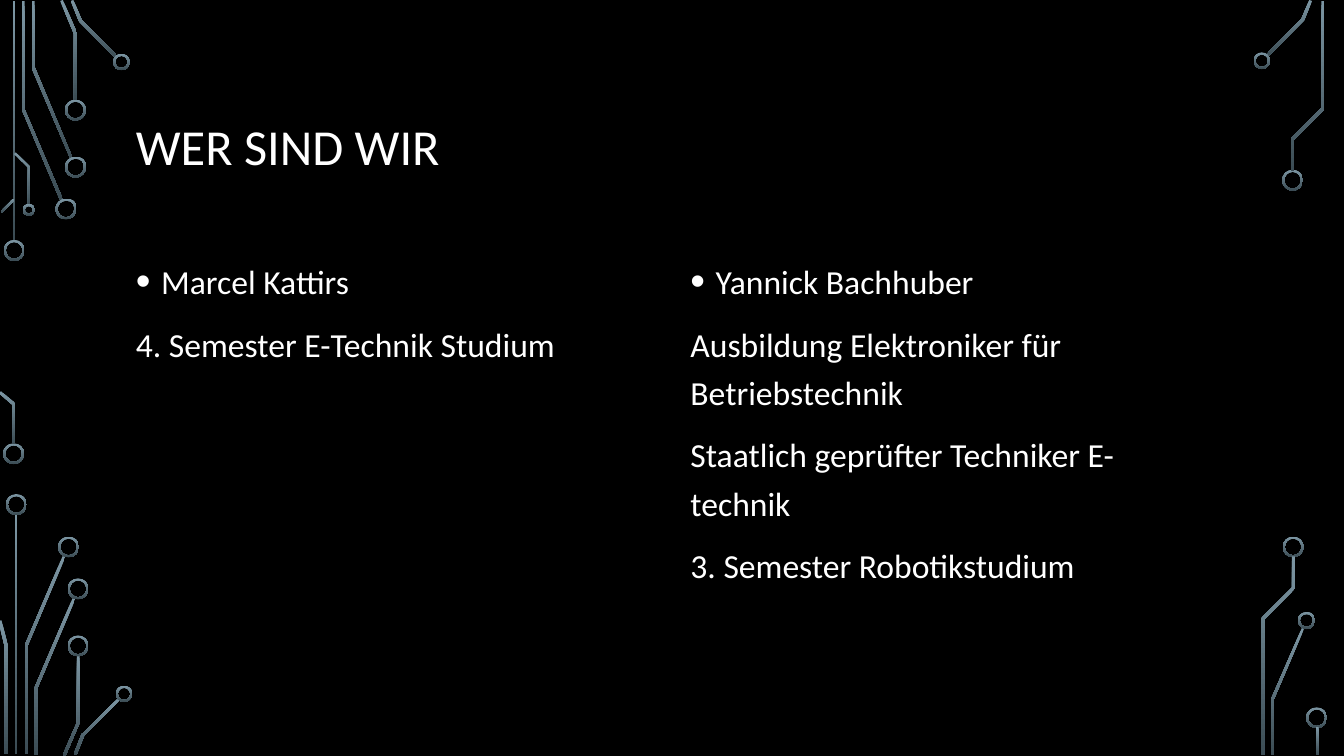
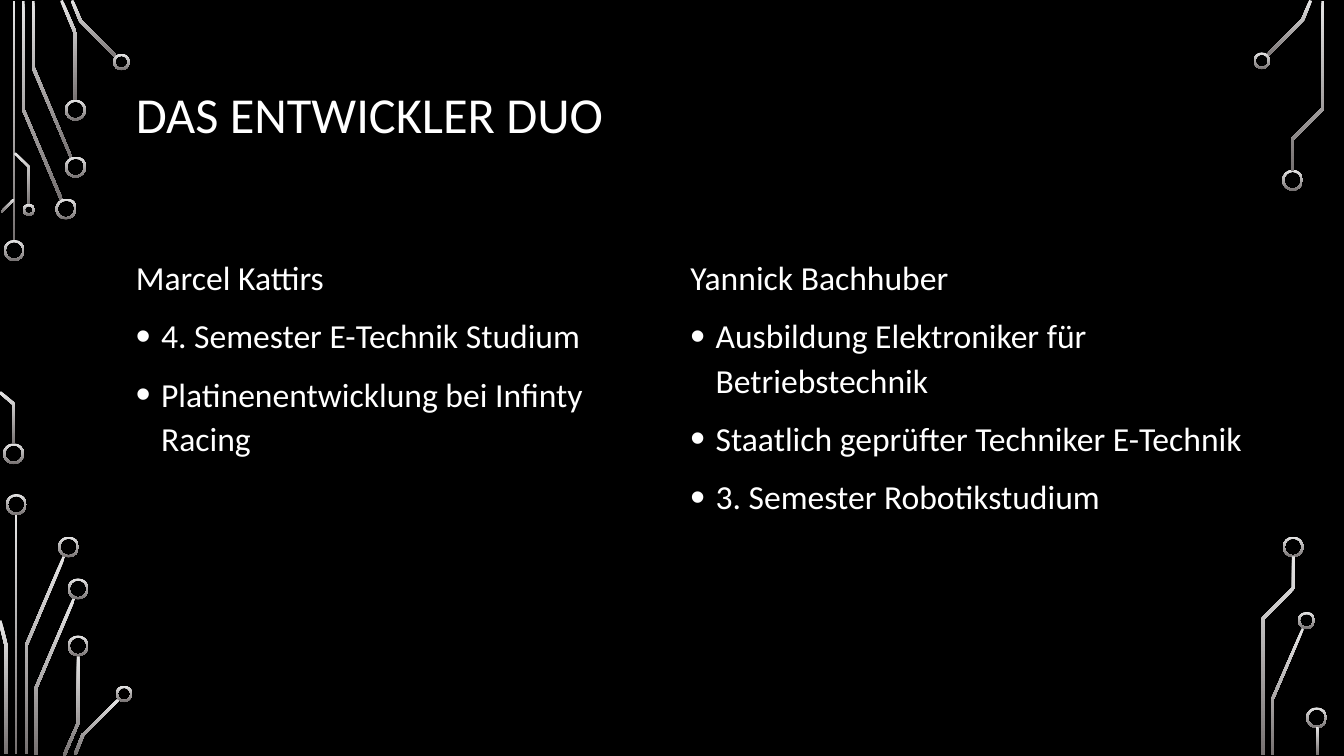
Before and after one commit to yaba-source/canalchecker, a slide deck: slide 3 of The Canalchecker.pptx. Drawn at 1344x756 pixels with LibreOffice and Linux fonts; fonts in the diff are those of the drawing; background and template pictures are left out. Boxes give left, top, right and bottom in pixels: in the first picture for what was removed or moved away, otherwise in the second. Text is boxed around its words. In the diff, an @@ line names an element or a change of style, - is before the commit and + after.

```diff
--- a/The Canalchecker.pptx
+++ b/The Canalchecker.pptx
@@ fill gradient #7C96A3 to #3B4C54 to gradient #E7E6E6 to #767171 in 36 elements at [4,240,25,261], [3,444,24,465], [22,1,63,201], [55,199,77,220], [31,1,72,158], [60,0,78,101], [65,156,86,177], [65,100,86,121], [71,0,117,58], [113,53,131,70], [1,199,15,213], [0,391,15,445], [14,152,30,205], [22,204,34,216], [15,514,18,755], [24,556,65,754], [6,494,27,515], [0,620,7,754], [58,536,80,558], [34,598,76,755], [63,655,80,756], [68,579,89,600], [68,635,89,656], [74,698,120,755], [116,686,133,702], [1266,0,1313,56], [1253,52,1270,70], [1282,169,1304,191], [1271,628,1305,755], [1299,612,1316,629], [1292,1,1325,171], [1284,536,1305,558], [1261,557,1296,755], [1307,708,1328,729], [1317,727,1320,755], [12,1,15,242] @@
@@ title at [136,100,603,134]: text changed @@
-WER SIND WIR
+DAS ENTWICKLER DUO
@@ text at [136,266,580,349]: bullet • to none; line spacing 1.2 to 1.1; bullet none to • @@
@@ text at [690,266,1100,510]: bullet • to none; line spacing 1.2 to 1.1; bullet none to • @@
@@ text at [161,383,582,457]: paragraph added @@
+• Platinenentwicklung bei Infinty Racing
@@ text at [716,427,1242,457]: text changed @@
-Staatlich geprüfter Techniker E-technik
+• Staatlich geprüfter Techniker E-Technik
```
Also in this commit, not shown: 6 other slides changed, 3 slides added.
